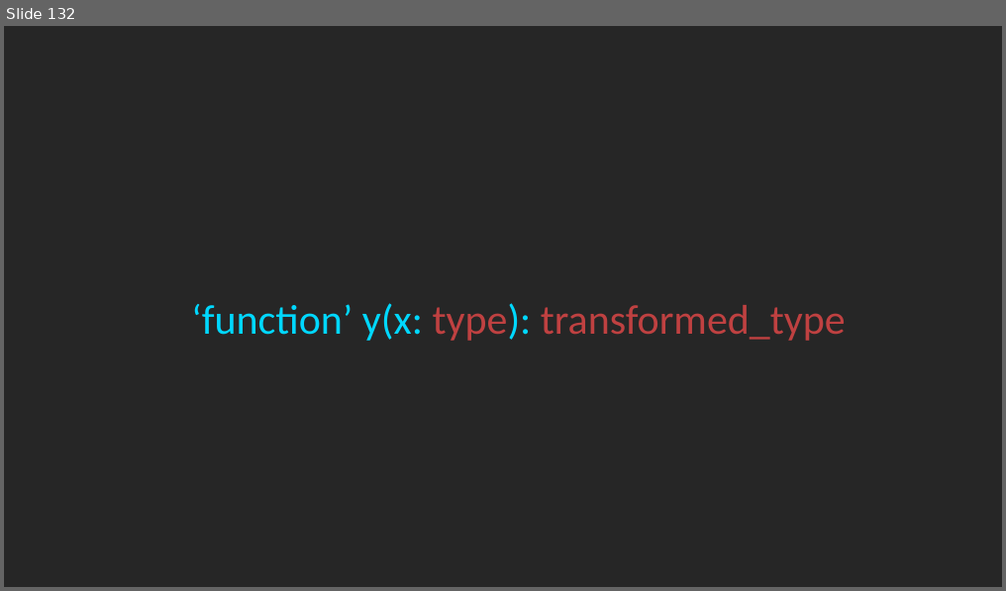
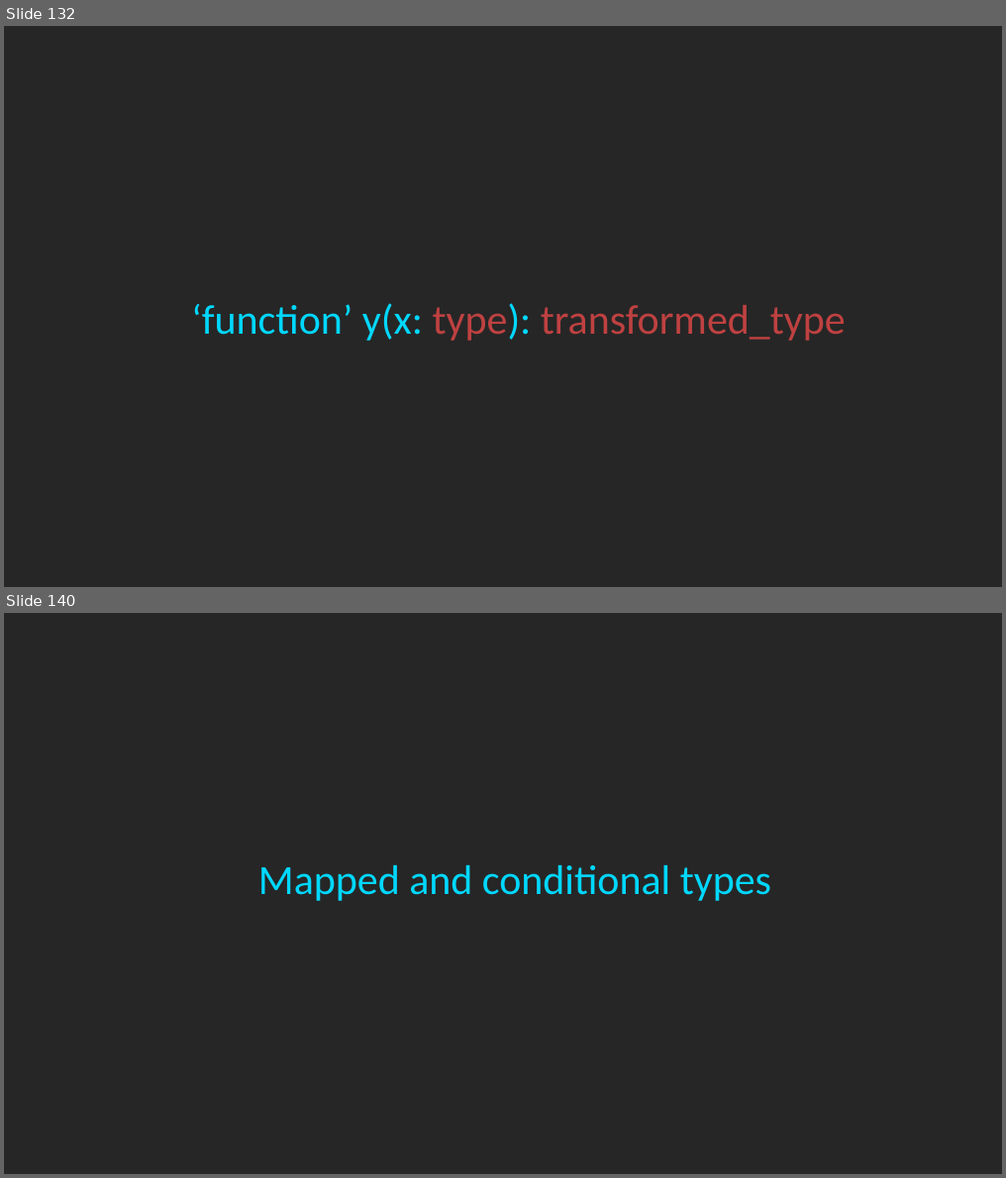
Before and after one commit to rkhaimov/ts-course, a slide deck: Course.pptx. Shown one above the other, each under a label of ours: slide 132 before the commit, slides 132 and 140 after it; the slides between them are not shown. The pictures are 1006x591 and 1006x1178 pixels, drawn with LibreOffice and Linux fonts; fonts in the diff are those of the drawing. Boxes give left, top, right and bottom in pixels: in the first picture for what was removed or moved away, otherwise in the second. Text is boxed around its words. In the diff, an @@ line names an element or a change of style, - is before the commit and + after.

```diff
--- a/Course.pptx
+++ b/Course.pptx
@@ slide 140 added at [4,613,1002,1174], background #262626 @@
@@ text added at [258,865,771,901], 40 pt, text #00D8FF @@
+Mapped and conditional types
```
Also in this commit, not shown: 8 other slides added.
